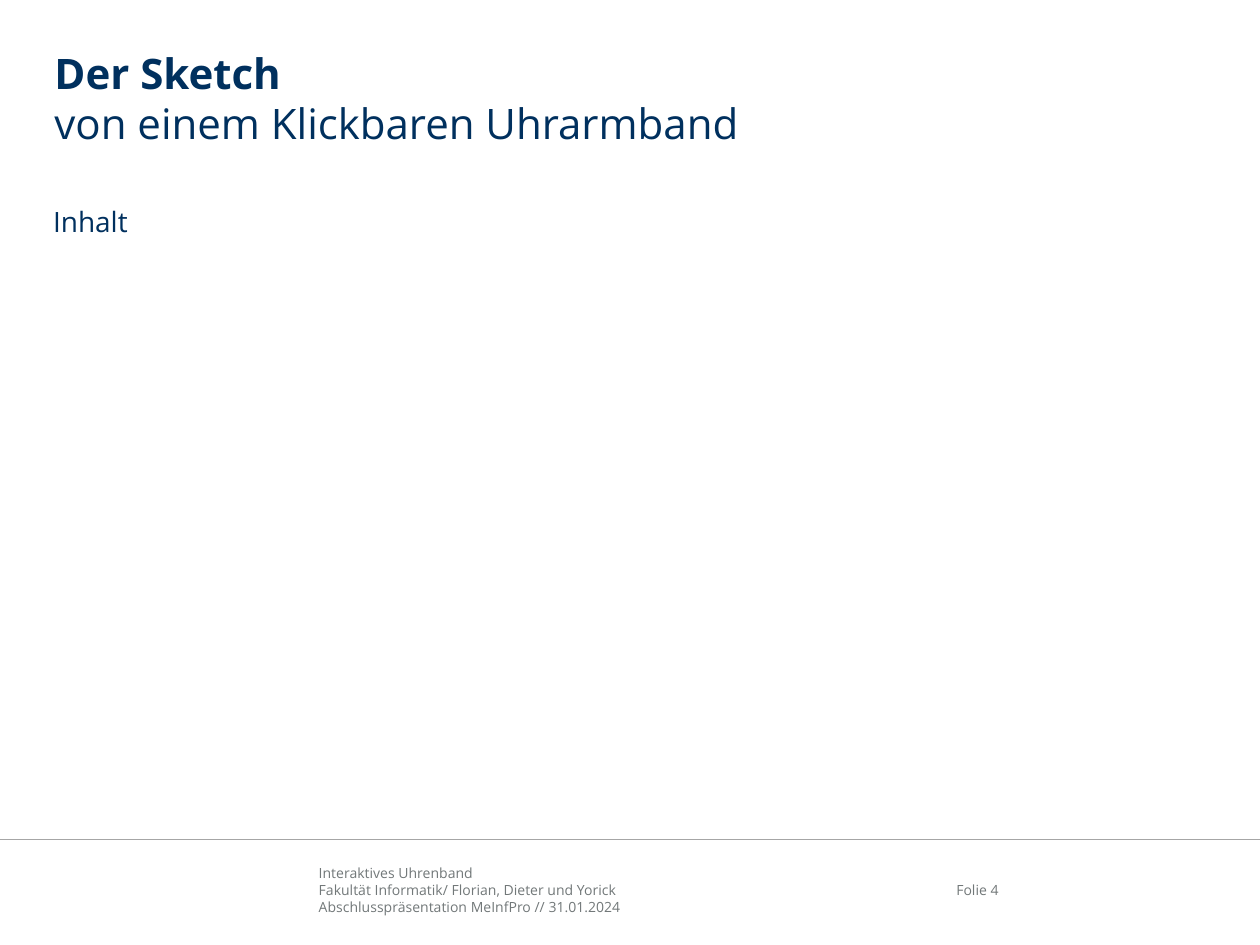
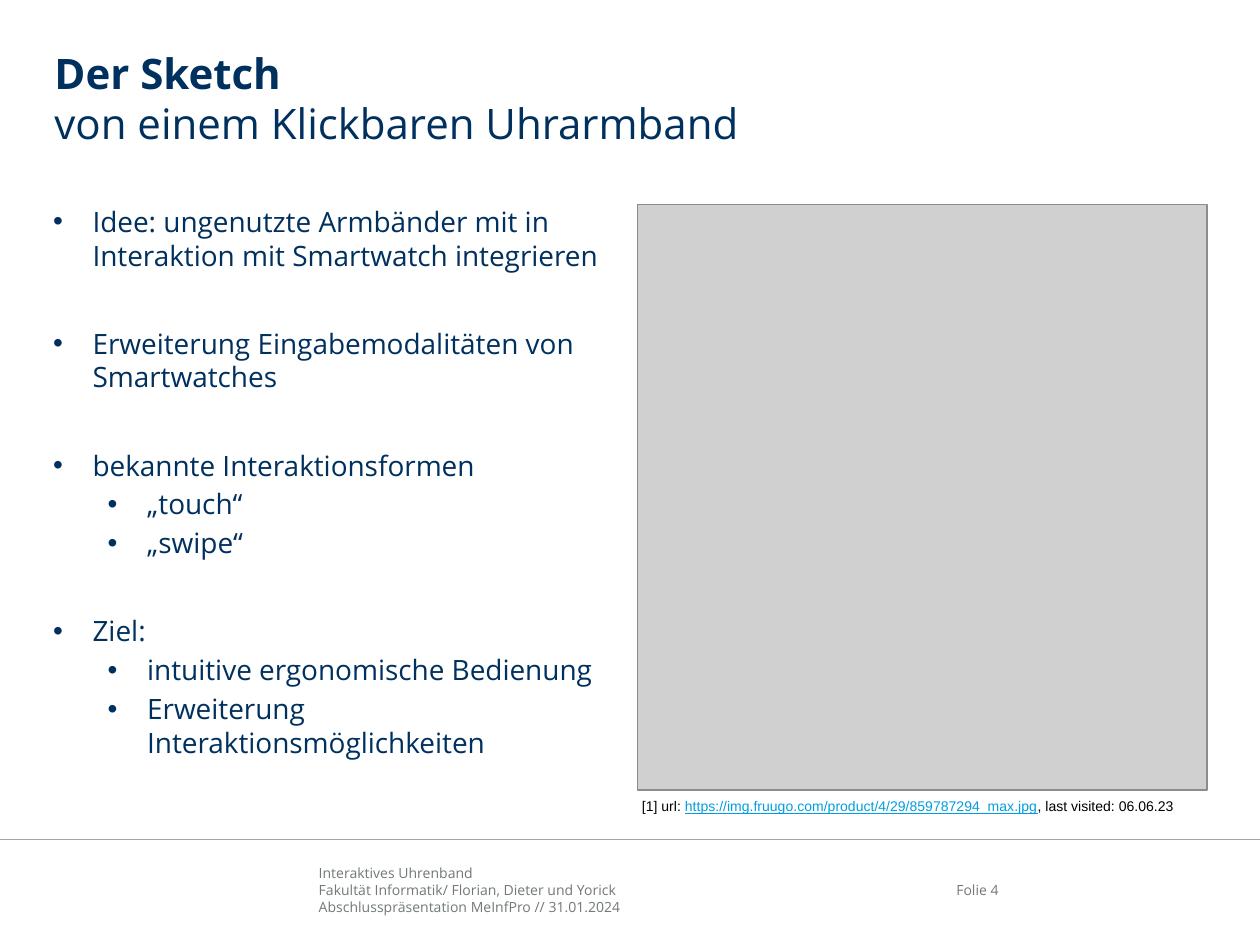
Before and after one commit to Avva-FR/StrapAR-Augmented-Smartwatch-Interface, a slide deck: slide 4 of doc/abschlusspraesentation/MeInfPro_Abschlusspräsentation_watch.pptx. Drawn at 1260x945 pixels with LibreOffice and Linux fonts; fonts in the diff are those of the drawing; grey boxes stand for pictures; background and template pictures are left out. Boxes give left, top, right and bottom in pixels: in the first picture for what was removed or moved away, otherwise in the second. Text is boxed around its words. In the diff, an @@ line names an element or a change of style, - is before the commit and + after.

```diff
--- a/doc/abschlusspraesentation/MeInfPro_Abschlusspräsentation_watch.pptx
+++ b/doc/abschlusspraesentation/MeInfPro_Abschlusspräsentation_watch.pptx
@@ picture added at bbox=[638, 204, 1207, 790] @@
@@ text removed at bbox=[53, 210, 127, 233] @@
-Inhalt
@@ text added at bbox=[93, 210, 598, 760], 16 pt, text #00305E @@
+• Idee: ungenutzte Armbänder mit in Interaktion mit Smartwatch integrieren
+• Erweiterung Eingabemodalitäten von Smartwatches
+• bekannte Interaktionsformen
+  • „touch“
+  • „swipe“
+• Ziel:
+  • intuitive ergonomische Bedienung
+  • Erweiterung Interaktionsmöglichkeiten
@@ text added at bbox=[642, 801, 1174, 814], 8 pt, text #009EE0, underline @@
+[1] url: https://img.fruugo.com/product/4/29/859787294_max.jpg, last visited: 06.06.23
```
Also in this commit, not shown: 2 other slides changed, 1 slide added, 1 slide removed.
